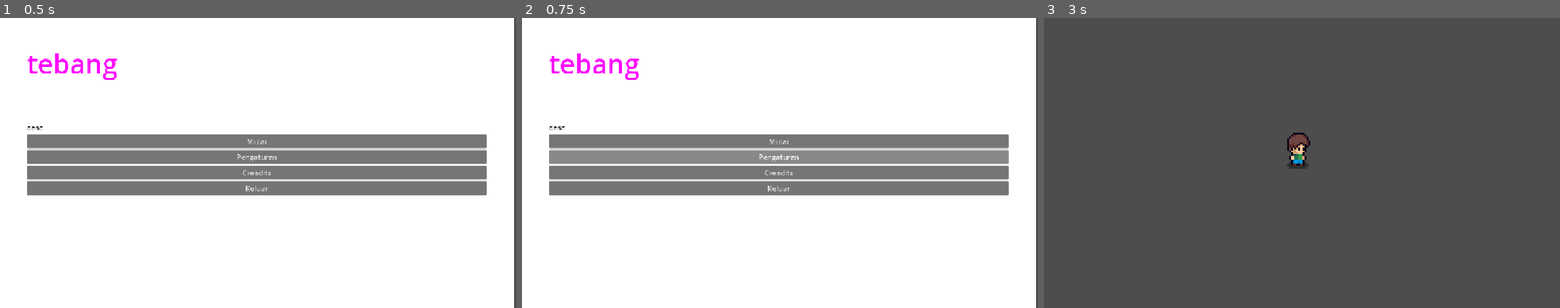
Above: before the commit, frames 1-3 (left to right).
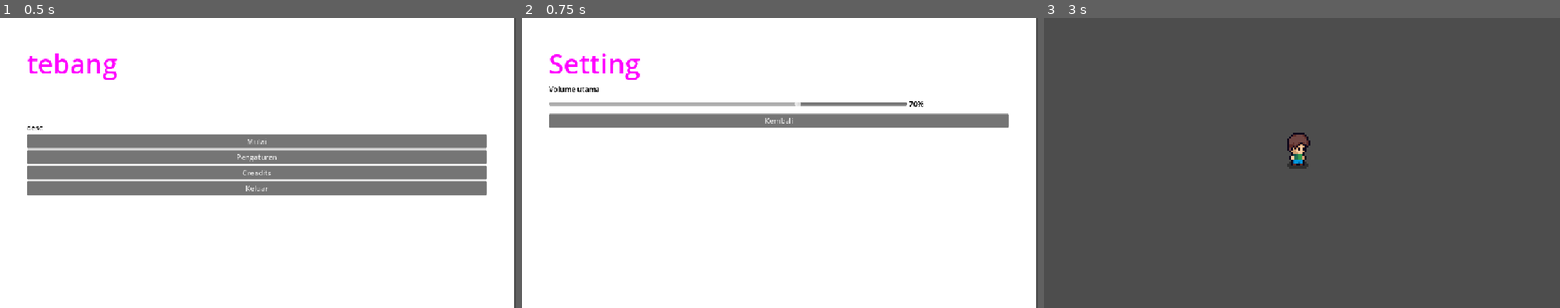
Above: after the commit, the same moments.

Repository: Rap404/tebang
Game: Godot game, scene res://scenes/ui/main_menu.tscn
Two runs of this game, one before a commit and one after it. Both use one fixed random seed, a clock stepped at 60 frames per second and the inputs below.
Inputs (mouse positions are in pixels of both pictures, inside the frame that each line leads up to):
- Up to frame 1 (0.5 s): no input
- Up to frame 2 (0.75 s): click "Pengaturan" at 0.5 s
- Up to frame 3 (3 s): click "Creadits" at 1.25 s; click (1302, 119) at 2 s, where only the run after the commit has a clickable "Kembali"; click "Mulai" at 2.75 s

Frame 1 is identical in both runs. In frame 2, 24% of the frame differs, in the area x 5-95%, y 12-62%; in frame 3, nothing differs.

Commit message:
feat(main-menu): add main menu setting

Diff:
--- /dev/null
+++ b/scenes/ui/creadits_menu.tscn
@@ -0,0 +1,53 @@
+[gd_scene format=3 uid="uid://db5h4r0kyrdht"]
+
+[ext_resource type="Script" uid="uid://dfov3774jiob2" path="res://scripts/setting_menu.gd" id="1_1dswg"]
+
+[node name="SettingMenu" type="Control" unique_id=1334889878]
+layout_mode = 3
+anchors_preset = 15
+anchor_right = 1.0
+anchor_bottom = 1.0
+grow_horizontal = 2
+grow_vertical = 2
+script = ExtResource("1_1dswg")
+
+[node name="ColorRect" type="ColorRect" parent="." unique_id=1953829156]
+layout_mode = 0
+offset_right = 1148.0
+offset_bottom = 651.0
+
+[node name="MarginContainer" type="MarginContainer" parent="." unique_id=807313989]
+layout_mode = 0
+offset_right = 1147.0
+offset_bottom = 652.0
+theme_override_constants/margin_left = 60
+theme_override_constants/margin_top = 60
+theme_override_constants/margin_right = 60
+theme_override_constants/margin_bottom = 60
+
+[node name="VBoxContainer" type="VBoxContainer" parent="MarginContainer" unique_id=1120922441]
+layout_mode = 2
+
+[node name="title" type="Label" parent="MarginContainer/VBoxContainer" unique_id=769828807]
+layout_mode = 2
+theme_override_colors/font_color = Color(1, 0, 1, 1)
+theme_override_font_sizes/font_size = 60
+text = "Tebang"
+vertical_alignment = 3
+
+[node name="desc" type="Label" parent="MarginContainer/VBoxContainer" unique_id=383363174]
+layout_mode = 2
+theme_override_colors/font_color = Color(0, 0, 0, 1)
+text = "Producer  -  Muhamad Akbar Imron
+Game Designer - Muhammad Haifan Aprielza
+2D Artist - Suhaa Athifa Khairiyah
+Lead Progammer  - Moh Rafli  Dwi Saputra
+Progammer - Muhamad Zaldi Nugraha
+"
+
+[node name="btnBack" type="Button" parent="MarginContainer/VBoxContainer" unique_id=1991127631]
+layout_mode = 2
+text = "Kembali"
+
+[connection signal="pressed" from="MarginContainer/VBoxContainer/btnBack" to="." method="_on_keluar_button_pressed"]
+[connection signal="pressed" from="MarginContainer/VBoxContainer/btnBack" to="." method="_on_btn_back_pressed"]
--- a/scenes/ui/main_menu.tscn
+++ b/scenes/ui/main_menu.tscn
@@ -1,6 +1,8 @@
 [gd_scene format=3 uid="uid://oqilufppyleg"]
 
 [ext_resource type="Script" uid="uid://b4j2fimkxhq8w" path="res://scripts/main_menu.gd" id="1_sl1te"]
+[ext_resource type="PackedScene" uid="uid://dr4hu2vt4wvov" path="res://scenes/ui/setting_menu.tscn" id="2_fe2o3"]
+[ext_resource type="PackedScene" uid="uid://db5h4r0kyrdht" path="res://scenes/ui/creadits_menu.tscn" id="3_1g8jr"]
 
 [node name="MainMenu" type="Control" unique_id=1334889878]
 layout_mode = 3
@@ -61,5 +63,20 @@
 text = "Keluar
 "
 
+[node name="SettingMenu" parent="." unique_id=512343320 instance=ExtResource("2_fe2o3")]
+visible = false
+layout_mode = 0
+anchors_preset = 0
+anchor_right = 0.0
+anchor_bottom = 0.0
+grow_horizontal = 1
+grow_vertical = 1
+
+[node name="CreaditMenu" parent="." unique_id=815956935 instance=ExtResource("3_1g8jr")]
+visible = false
+layout_mode = 1
+
 [connection signal="pressed" from="MarginContainer/VBoxContainer/btnPlay" to="." method="_on_mulai_button_pressed"]
+[connection signal="pressed" from="MarginContainer/VBoxContainer/btnSetting" to="." method="_on_pengaturan_button_pressed"]
+[connection signal="pressed" from="MarginContainer/VBoxContainer/btnCreadits" to="." method="_on_creadit_button_pressed"]
 [connection signal="pressed" from="MarginContainer/VBoxContainer/btnExit" to="." method="_on_keluar_button_pressed"]
--- /dev/null
+++ b/scenes/ui/setting_menu.tscn
@@ -0,0 +1,64 @@
+[gd_scene format=3 uid="uid://dr4hu2vt4wvov"]
+
+[ext_resource type="Script" uid="uid://dfov3774jiob2" path="res://scripts/setting_menu.gd" id="1_xbl1u"]
+
+[node name="SettingMenu" type="Control" unique_id=1334889878]
+layout_mode = 3
+anchors_preset = 15
+anchor_right = 1.0
+anchor_bottom = 1.0
+grow_horizontal = 2
+grow_vertical = 2
+script = ExtResource("1_xbl1u")
+
+[node name="ColorRect" type="ColorRect" parent="." unique_id=1953829156]
+layout_mode = 0
+offset_right = 1148.0
+offset_bottom = 651.0
+
+[node name="MarginContainer" type="MarginContainer" parent="." unique_id=807313989]
+layout_mode = 0
+offset_right = 1147.0
+offset_bottom = 652.0
+theme_override_constants/margin_left = 60
+theme_override_constants/margin_top = 60
+theme_override_constants/margin_right = 60
+theme_override_constants/margin_bottom = 60
+
+[node name="VBoxContainer" type="VBoxContainer" parent="MarginContainer" unique_id=1120922441]
+layout_mode = 2
+
+[node name="title" type="Label" parent="MarginContainer/VBoxContainer" unique_id=769828807]
+layout_mode = 2
+theme_override_colors/font_color = Color(1, 0, 1, 1)
+theme_override_font_sizes/font_size = 60
+text = "Setting"
+vertical_alignment = 3
+
+[node name="desc" type="Label" parent="MarginContainer/VBoxContainer" unique_id=383363174]
+layout_mode = 2
+theme_override_colors/font_color = Color(0, 0, 0, 1)
+text = "Volume utama"
+
+[node name="HBoxContainer" type="HBoxContainer" parent="MarginContainer/VBoxContainer" unique_id=2021465435]
+layout_mode = 2
+
+[node name="HSlider" type="HSlider" parent="MarginContainer/VBoxContainer/HBoxContainer" unique_id=13211438]
+custom_minimum_size = Vector2(800, 36)
+layout_mode = 2
+max_value = 1.0
+step = 0.01
+value = 0.7
+
+[node name="persenLabel" type="Label" parent="MarginContainer/VBoxContainer/HBoxContainer" unique_id=5150641]
+layout_mode = 2
+theme_override_colors/font_color = Color(0, 0, 0, 1)
+text = "70%"
+
+[node name="btnBack" type="Button" parent="MarginContainer/VBoxContainer" unique_id=1991127631]
+layout_mode = 2
+text = "Kembali"
+
+[connection signal="value_changed" from="MarginContainer/VBoxContainer/HBoxContainer/HSlider" to="." method="_update_label"]
+[connection signal="pressed" from="MarginContainer/VBoxContainer/btnBack" to="." method="_on_keluar_button_pressed"]
+[connection signal="pressed" from="MarginContainer/VBoxContainer/btnBack" to="." method="_on_btn_back_pressed"]
--- a/scripts/main_menu.gd
+++ b/scripts/main_menu.gd
@@ -6,3 +6,11 @@
 
 func _on_keluar_button_pressed() -> void:
 	get_tree().quit()
+
+func _on_pengaturan_button_pressed() -> void:
+	$SettingMenu.show()
+func _on_creadit_button_pressed() -> void:
+	$CreaditMenu.show()
+
+func _on_btn_back_pressed() -> void:
+	hide()
--- /dev/null
+++ b/scripts/setting_menu.gd
@@ -0,0 +1,9 @@
+extends Control
+
+@onready var persen_label: Label = $MarginContainer/VBoxContainer/HBoxContainer/persenLabel
+
+func _update_label(value: float) -> void:
+	persen_label.text = str(roundi(value * 100)) + "%"
+
+func _on_btn_back_pressed() -> void:
+	hide()
Not shown, added: scripts/setting_menu.gd.uid
